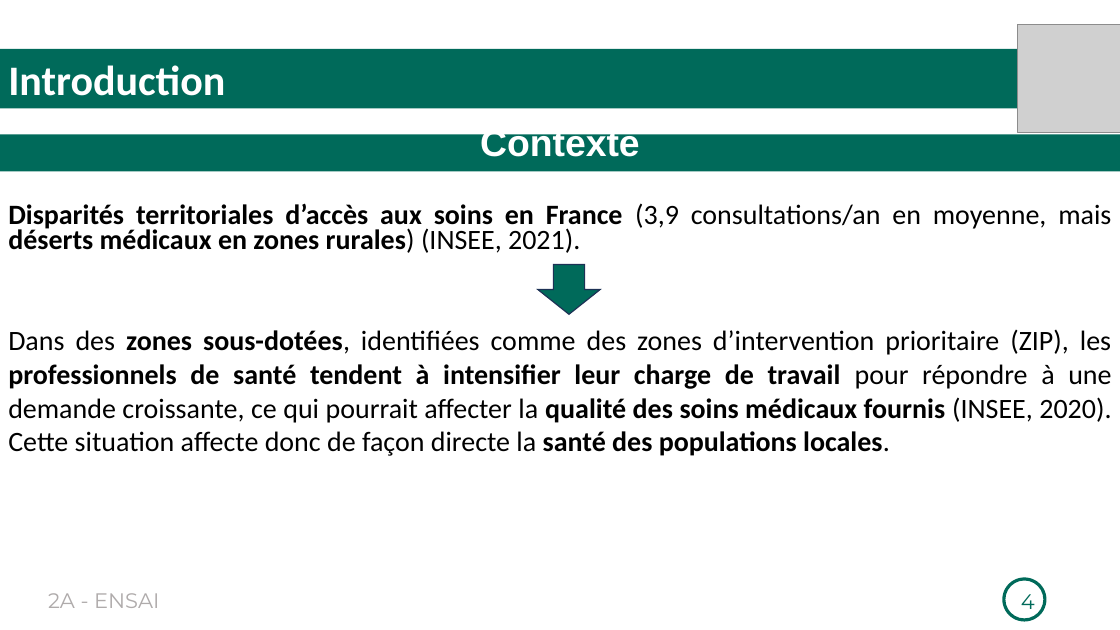
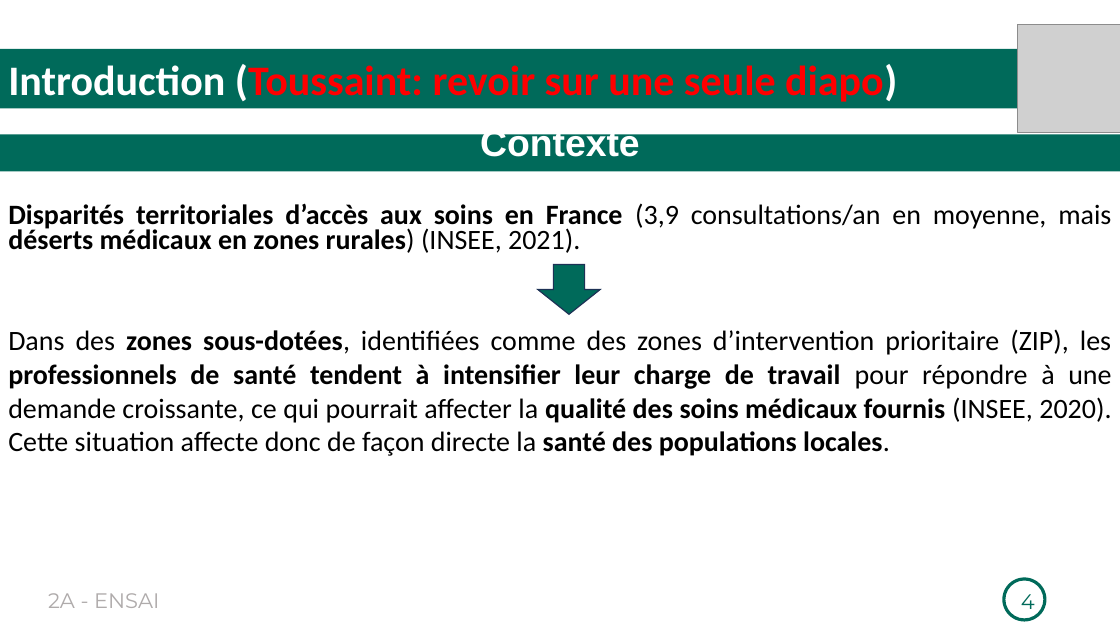
Before and after one commit to Richard-GOZAN/Projet-Stat-2A-Ensai, a slide deck: slide 4 of Présentation/Soutenance_Groupe25.pptx. Drawn at 1120x630 pixels with LibreOffice and Linux fonts; fonts in the diff are those of the drawing; grey boxes stand for pictures. Boxes give left, top, right and bottom in pixels: in the first picture for what was removed or moved away, otherwise in the second. Text is boxed around its words. In the diff, an @@ line names an element or a change of style, - is before the commit and + after.

```diff
--- a/Présentation/Soutenance_Groupe25.pptx
+++ b/Présentation/Soutenance_Groupe25.pptx
@@ text in rectangle at <box>8,64,897,102</box>: text changed; text colour #FFFFFF to #FF0000 @@
-Introduction
+Introduction (Toussaint: revoir sur une seule diapo)
```
Also in this commit, not shown: 12 other slides changed, 3 slides added, 3 slides removed, 1 other file.
